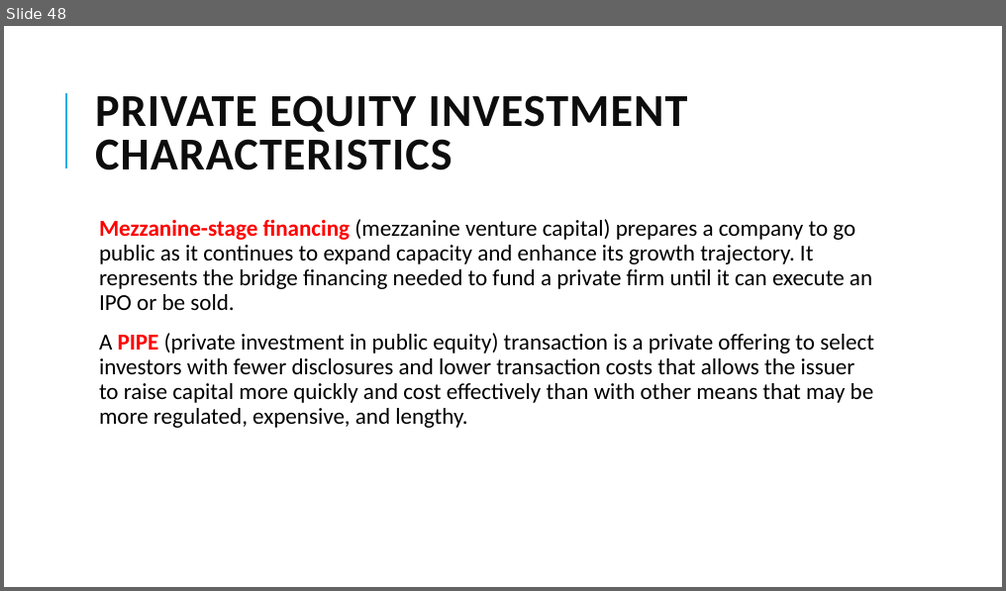
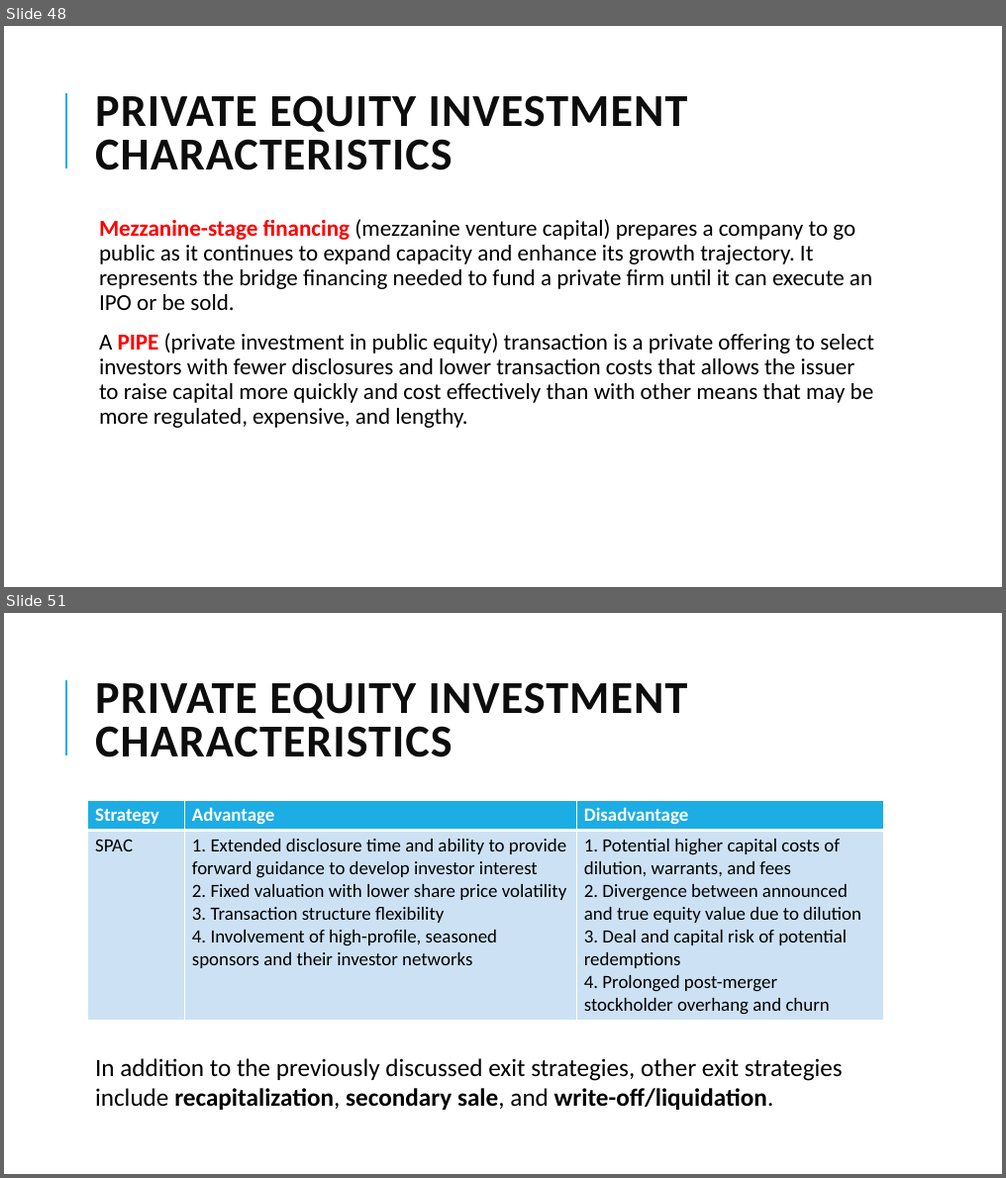
Before and after one commit to Isco0530/data, a slide deck: 2024Alternative.pptx. Shown one above the other, each under a label of ours: slide 48 before the commit, slides 48 and 51 after it; the slides between them are not shown. The pictures are 1006x591 and 1006x1178 pixels, drawn with LibreOffice and Linux fonts; fonts in the diff are those of the drawing. Boxes give left, top, right and bottom in pixels: in the first picture for what was removed or moved away, otherwise in the second. Text is boxed around its words. In the diff, an @@ line names an element or a change of style, - is before the commit and + after.

```diff
--- a/2024Alternative.pptx
+++ b/2024Alternative.pptx
@@ slide 51 added at bbox=[4, 613, 1002, 1174], background #FFFFFF; not listed: 1 template element that a slide beside it also shows @@
@@ title added at bbox=[95, 682, 688, 758], 44 pt, text #0D0D0D, bold @@
+PRIVATE EQUITY INVESTMENT CHARACTERISTICS
@@ table added at bbox=[88, 800, 884, 1019], 2 rows, 3 columns @@
+Strategy | Advantage | Disadvantage
+SPAC | 1. Extended disclosure time and ability to provide forward guidance to develop investor interest / 2. Fixed valuation with lower share price volatility / 3. Transaction structure flexibility / 4. Involvement of high-profile, seasoned sponsors and their investor networks | 1. Potential higher capital costs of / dilution, warrants, and fees / 2. Divergence between announced / and true equity value due to dilution / 3. Deal and capital risk of potential / redemptions / 4. Prolonged post-merger / stockholder overhang and churn
@@ text added at bbox=[95, 1059, 843, 1110], 24 pt, text #000000 @@
+In addition to the previously discussed exit strategies, other exit strategies include recapitalization, secondary sale, and write-off/liquidation.
```
Also in this commit, not shown: 3 other slides added.
